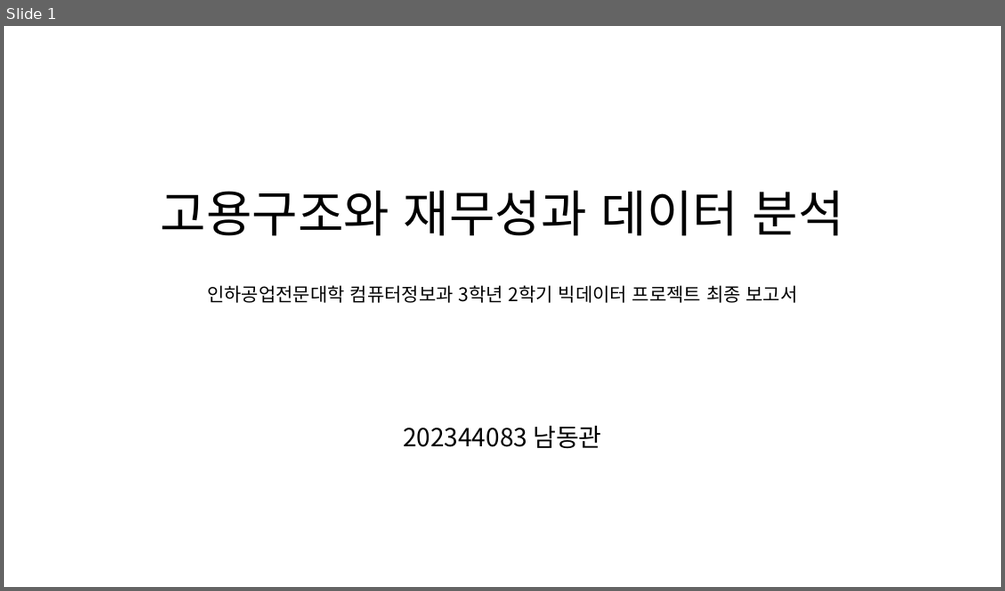
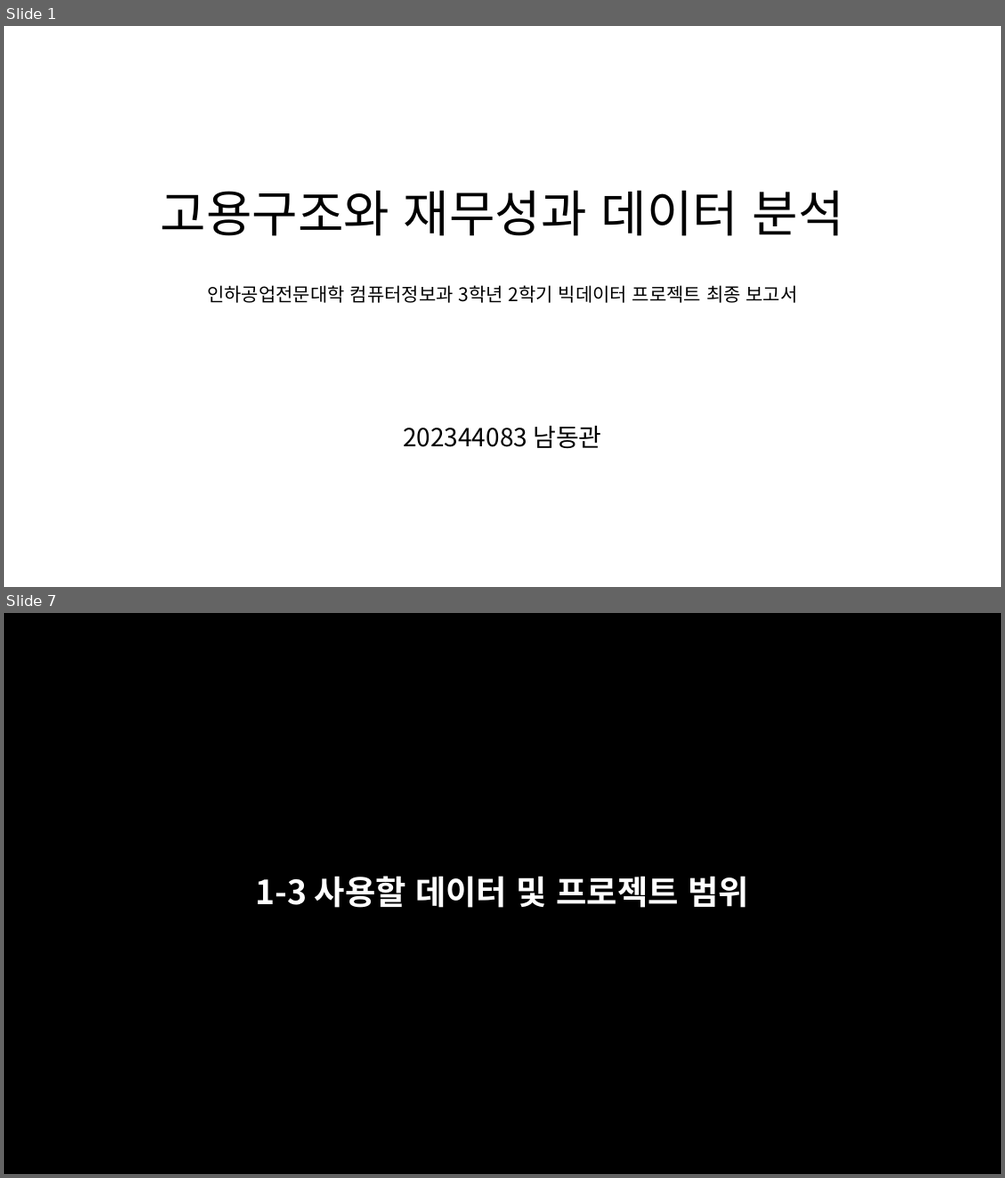
Before and after one commit to namdkgo/BigDataProject, a slide deck: 202344083_남동관_빅데이터_기말프로젝트_보고서.pptx. Shown one above the other, each under a label of ours: slide 1 before the commit, slides 1 and 7 after it; the slides between them are not shown. The pictures are 1005x591 and 1005x1178 pixels, drawn with LibreOffice and Linux fonts; fonts in the diff are those of the drawing. Boxes give left, top, right and bottom in pixels: in the first picture for what was removed or moved away, otherwise in the second. Text is boxed around its words. In the diff, an @@ line names an element or a change of style, - is before the commit and + after.

```diff
--- a/202344083_남동관_빅데이터_기말프로젝트_보고서.pptx
+++ b/202344083_남동관_빅데이터_기말프로젝트_보고서.pptx
@@ slide 7 added at box(4, 613, 1001, 1174), background #FFFFFF @@
@@ rectangle added at box(4, 613, 1001, 1174), fill #000000, outline #000000 1.5 pt @@
@@ title added at box(255, 876, 749, 908), 32 pt, text #FFFFFF, bold @@
+1-3 사용할 데이터 및 프로젝트 범위
```
Also in this commit, not shown: 11 slides changed, 48 other slides added, 5 other files.
